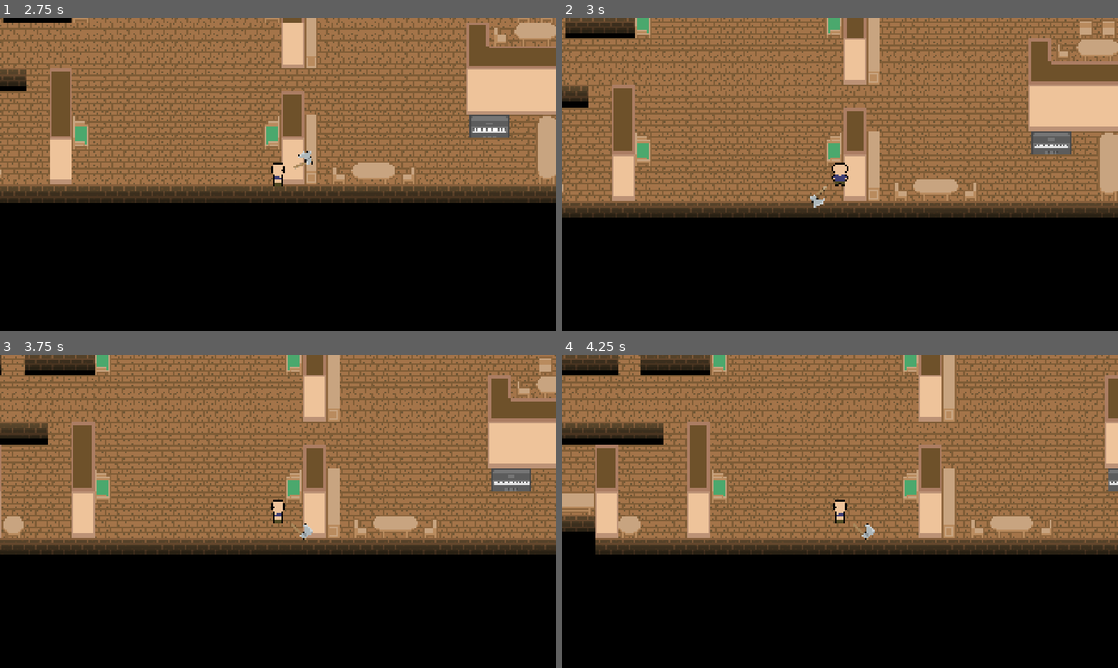
Above: before the commit, frames 1-4 (two rows, left to right).
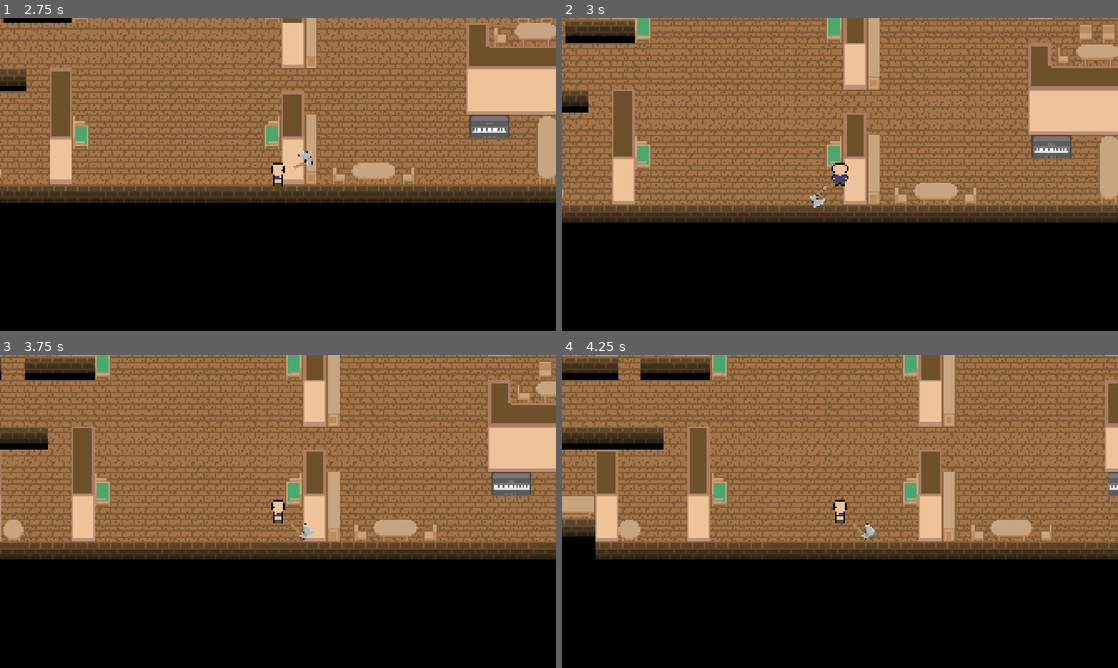
Above: after the commit, the same moments.

Repository: c-bejar/Night-of-the-Black-Spirits
Game: Godot game, scene res://Areas/House/house.tscn
Same seed, same stepped clock (60 frames per second), same inputs: the game is played once before the commit and once after it.
Inputs (mouse positions are in pixels of both pictures, inside the frame that each line leads up to):
- Up to frame 1 (2.75 s): tap Enter at 0.5 s; move the mouse to (400, 158) at 0.52 s; hold D (move_right) 0.53-1.28 s; move the mouse to (166, 190) at 1.27 s; hold S (move_down) 1.28-2.03 s; tap Space at 2 s; move the mouse to (333, 105) at 2.02 s; hold D (move_right) from 2.03 s (still down)
- Up to frame 2 (3 s): tap Enter at 2.75 s; move the mouse to (812, 237) at 2.77 s; release D (move_right) at 2.78 s; hold W (move_up) from 2.78 s (still down)
- Up to frame 3 (3.75 s): tap Space at 3.5 s; move the mouse to (444, 558) at 3.52 s; release W (move_up) at 3.53 s; hold A (move_left) from 3.53 s (still down)
- Up to frame 4 (4.25 s): keep holding A (move_left)

Frame 1 is identical in both runs. In frame 2, 34% of the frame differs, in the area x 0-100%, y 0-66%; in frame 3, 35%; in frame 4, 35%.

Commit message:
change: shrunk hurtbox

Diff:
--- a/Entities/Player/player.tscn
+++ b/Entities/Player/player.tscn
@@ -6,7 +6,7 @@
 [ext_resource type="Texture2D" uid="uid://irbrs87p4ni5" path="res://Entities/Player/assets/axe.png" id="4_5c2io"]
 
 [sub_resource type="RectangleShape2D" id="RectangleShape2D_mv1ah"]
-size = Vector2(4, 13)
+size = Vector2(4, 10)
 
 [sub_resource type="Animation" id="Animation_lu8i8"]
 length = 0.001
@@ -260,7 +260,7 @@
 vframes = 8
 
 [node name="CollisionShape2D" type="CollisionShape2D" parent="."]
-position = Vector2(0, 0.5)
+position = Vector2(0, 2)
 shape = SubResource("RectangleShape2D_mv1ah")
 
 [node name="AnimationTree" type="AnimationTree" parent="."]
